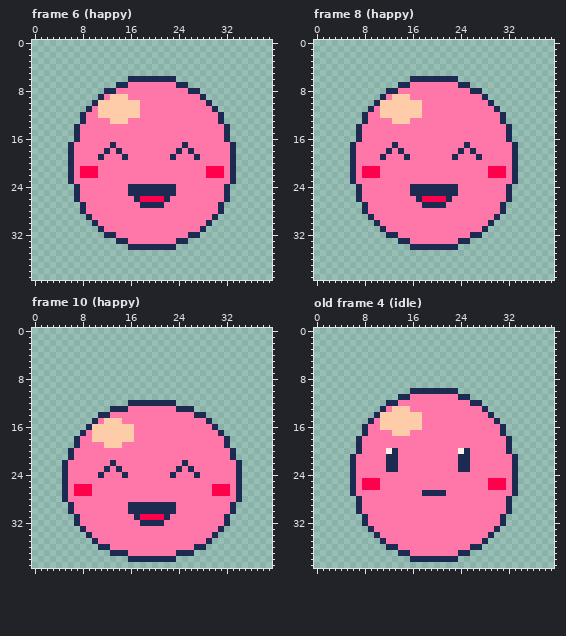
Pixel-art file: apps/tamagotchi-plus/assets/pet.aseprite. The picture above is the old version.
40x40 pixels, 10 frames. Shown: frame 6 (happy), frame 8 (happy), frame 10 (happy), old frame 4 (idle). The commit also changed other frames, which this record leaves out.
The result:
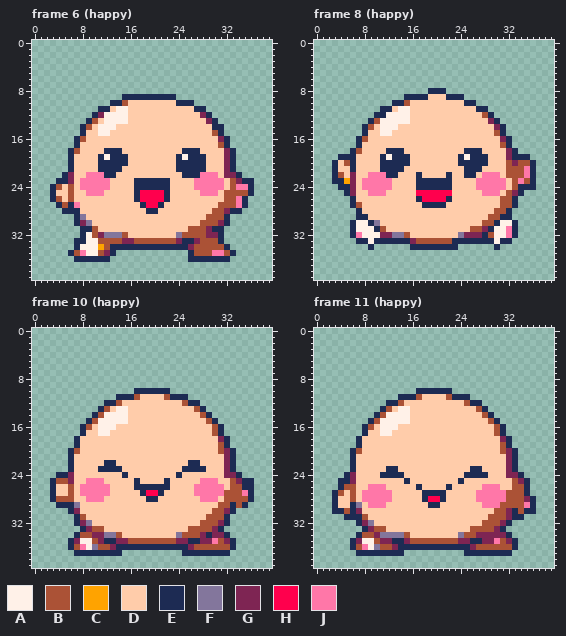
Palette (. is transparent): A #fff1e8  B #ab5236  C #ffa300  D #ffccaa  E #1d2b53  F #83769c  G #7e2553  H #ff004d  J #ff77a8
A new or re-ordered frame is compared with the old frame closest to it.
The edit:
frames 10 -> 11
Changed rows in their new state; - is an unchanged pixel.
Frame 6 (happy):
first column x 3:
 6 -------------........-------------
 7 -----------............-----------
 8 ---------................---------
 9 --------....EEEEEEEEE.....--------
10 -------...EEB--DDDDDDEEE...-------
11 ------..EE-AA--DDDDDDDDDEE..------
12 -----..EGAAAA--DDDDDDDDDDGE..-----
13 -----.EBDAAAADDDDDDDDDDDDDGE.-----
14 ----.EBDAAADDDDDDDDDDDDDDDDEE.----
15 ----.EDDAADDDDDDDDDDDDDDDDDBE.----
16 -----BDDDDDDDDDDDDDDDDDDDDDDG-----
17 ---.EDDDDDDDDDDDDDDDDDDDDDDDBE.---
18 ----BDDDD-E-DDDDDDDDDDE-EDDDDG----
19 ----DDDD-AEE-DDDDDDDDEAE-EDDDG----
20 ----DDDDEEEEEDDDDDDDDEEEEEDDDG----
21 ----DDDDEEEEDDDDDDDDDEEEEEDDDG----
22 --EGDDJJ-EEDDDDDDDDDDDEEE-JJDGGE--
23 -EEGD-----DDDDEEEEEEDDDD-----DBGEE
24 EBDBD-----DDDD------DDDD-----DBJJE
25 EDDBDD---DDDDD-HHHH-DDDDD---DBBBBE
26 EBDBDDDDDDDDDD------DDDDDDDDDBBJE-
27 -EBEJDDDDDDDDDD-HH-DDDDDDDDDBBBJE-
28 --EEEDDDDDDDDDDDEEDDDDDDDDDBBGEE--
29 ----EFDDDDDDDDDDDDDDDDDDDDBBBE----
30 ----EGFDDDDDDDDDDDDDDDDDDBBBGE----
31 -----EEBDDDDDDDDDDDDDDDBBBGEE-----
32 -----EABGFFFBDDDDDDDDFBBBBGGE-----
33 ----EEAABBBBGGBBBBBBBG-EGBBBE-----
34 ----EAAACBEEE--------EEGBBBBBE----
35 ---EBJAABGE------------EBBBJJBE---
36 ----EEEEEE-------------EEEEEEE----
Frame 8 (happy):
first column x 3:
 6 -------------........-------------
 7 -----------............-----------
 8 ---------.......EEE......---------
 9 --------....EEEEDDDEEE....--------
10 -------...EEB--DDDDDDDEE...-------
11 ------..EE-AA--DDDDDDDDDEE..------
12 -----..EEAAAA--DDDDDDDDDDBE..-----
13 -----.EBAAAAADDDDDDDDDDDDDGE.-----
14 ----.EBDAAADDDDDDDDDDDDDDDDGE.----
15 ----.EDDAADDDDDDDDDDDDDDDDDBE.----
16 -----BDDDDDDDDDDDDDDDDDDDDDDG-----
17 ---.EDDDDDDDDDDDDDDDDDDDDDDDBE.---
18 ----BDDDD-E-DDDDDDDDDDE-EDDDDG----
19 -EE-DDDD-AEE-DDDDDDDDEAE-EDDDG-EE-
20 EDB-DDDDEEEEEDDDDDDDDEEEEEDDDBGBBE
21 EDD-DDDDEEEEDDDDDDDDDDEEEDDDDBBBJE
22 EBDGDDJJ-EEDDDEDDDDEDDEED-JJDBBBJE
23 EECGD-----DDDDEEEEEEDDDD-----DBJBE
24 -EEGD-----DDDD------DDDD-----DBEEE
25 --EGDD---DDDDDHHHHHHDDDDD---DBGE--
26 ---EDDDDDDDDDD------DDDDDDDDBBE---
27 ---EBDDDDDDDDDD----DDDDDDDDDBBE---
28 ----EDDDDDDDDDDDDDDDDDDDDDDBBE----
29 ----EEDDDDDDDDDDDDDDDDDDDDBBEE----
30 ---EAAEFDDDDDDDDDDDDDDDDDBBEAAE---
31 ---EAAAEBDDDDDDDDDDDDDDBBGEAAJE---
32 ---EJAAAGGFFBDDDDDDDDFGGGEBAAJE---
33 ----EEAEEEE--GBBBBBBE--EEEEAEE----
34 ------E--------------------E------
Frame 10 (happy):
first column x 3:
10 --------------EEEEEE--------------
11 -----------EEEBDDDDBEEE-----------
12 ---------EEBDDDDDDDDDDBEE---------
13 --------EBDAADDDDDDDDDDDBE--------
14 -------EBAAAADDDDDDDDDDDDBE-------
15 ------EBAAAAADDDDDDDDDDDDDBE------
16 -----EB-AAA---DDDDDDDDDDDDDBE-----
17 ------D-AA----DDDDDDDDDDDDDB------
18 -----DD-------DDDDDDDDDDDDDDG-----
19 -----DDDD---DDDDDDDDDDDDDDDDB-----
20 ----BDDDDDDDDDDDDDDDDDDDDDDDBG----
21 ----DDDDDDDDDDDDDDDDDDDDDDDDDG----
22 --.EDDDDDE-DDDDDDDDDDDDEEDDDDGE.--
23 --.EDDDDE-E-DDDDDDDDDDE-EEDDDGE.--
24 -E-GDDDDDDDD-DDDDDDDDEDDDDDDDGG---
25 EBBGDD---DDDDDEDDDDEDDDDD---DDBGEE
26 EDDBDJJ---DDDDEEEEEEDDDD---JJDBBEE
27 EDDBDJJ---DDDDDEHHEDDDDD---JJBBBJE
28 EBBBDD---DDDDDDDEEDDDDDDD---DBBBBE
29 -EE-FDDDDDDDDDDDDDDDDDDDDDDDBB-BE-
30 ----GDDDDDDDDDDDDDDDDDDDDDDBBG----
31 -----BDDDDDDDDDDDDDDDDDDDDBBB-----
32 -----GFDDDDDDDDDDDDDDDDDDBBBG-----
33 ------GBBDDDDDDDDDDDDDDBBBBG------
34 ----EBBGGFFBDDDDDDDDDFBBBGEGGE----
35 ---EGAABGEEGGBBBBBBBBGGEEGGJBGE---
36 ---EBJAFBBGEEEEEEEEEEEEGBBBBBBE---
37 ----EEEEEE--..........--EEEEEE----
38 -------------........-------------
Frame 11 (happy) is new; against old frame 4 (idle):
first column x 3:
10 -------------.------.-------------
11 -------------EBDDDDBE-------------
12 -----------BDDDDDDDDDDB-----------
13 ---------B-AADDDDDDDDDDDB---------
14 --------BAAAA--DDDDDDDDDDB--------
15 -------BAAAAA--DDDDDDDDDDDB-------
16 ------BDAAA----DDDDDDDDDDDDB------
17 ------DDAA---DDDDDDDDDDDDDDB------
18 -----DDDDDDDDDDDDDDDDDDDDDDDG-----
19 -----DDDDDDDDDDDDDDDDDDDDDDDB-----
20 ---EBDDDDDDDDDDDDDDDDDDDDDDDBGE---
21 ----DDDDDDDDDDDDDDDDDDDDDDDDDG----
22 ----DDDDDDDDDDDDDDDDDDDDDDDDDG----
23 ----DDDDD--DDDDDDDDDDDDEEDDDDG----
24 --EGDDDDEEEEDDDDDDDDDDEEEEDDDGGE--
25 -EEGDDDDDDDDEDDDDDDDDEDDDDDDDDBGE-
26 -EBBDDJJ-DDDDDEDDDDEDDDDD-JJDDBBE-
27 EBDBD-----DDDDD----DDDDD-----BBBE-
28 EDDBD-----DDDDDEHHEDDDDD-----BBBGE
29 EDDEFD---DDDDDDDEEDDDDDDD---BBBBJE
30 EEBEGDDDDDDDDDDDDDDDDDDDDDDBBGEBEE
31 --EEEBDDDDDDDDDDDDDDDDDDDDBBBGEE--
32 ----EGFDDDDDDDDDDDDDDDDDDBBBGE----
33 -----EGBBDDDDDDDDDDDDDDBBBBGE-----
34 ----EBBGFFFFBDDDDDDDDFBBGGGGGE----
35 ---EGAABGGEEGBBBBBBBBGGEEGGJBGE---
36 ---EBJAFBBGEEEEEEEEEEEEGBBBBBBE---
37 ----EEEEEEE-..........-EEEEEEE----
38 -------------........-------------
Boxes around the changes in both pictures, in picture pixels (x1, y1, x2, y2):
changed: (50, 76, 254, 262)
changed: (332, 76, 536, 250)
changed: (50, 388, 254, 562)
changed: (332, 388, 536, 562)
